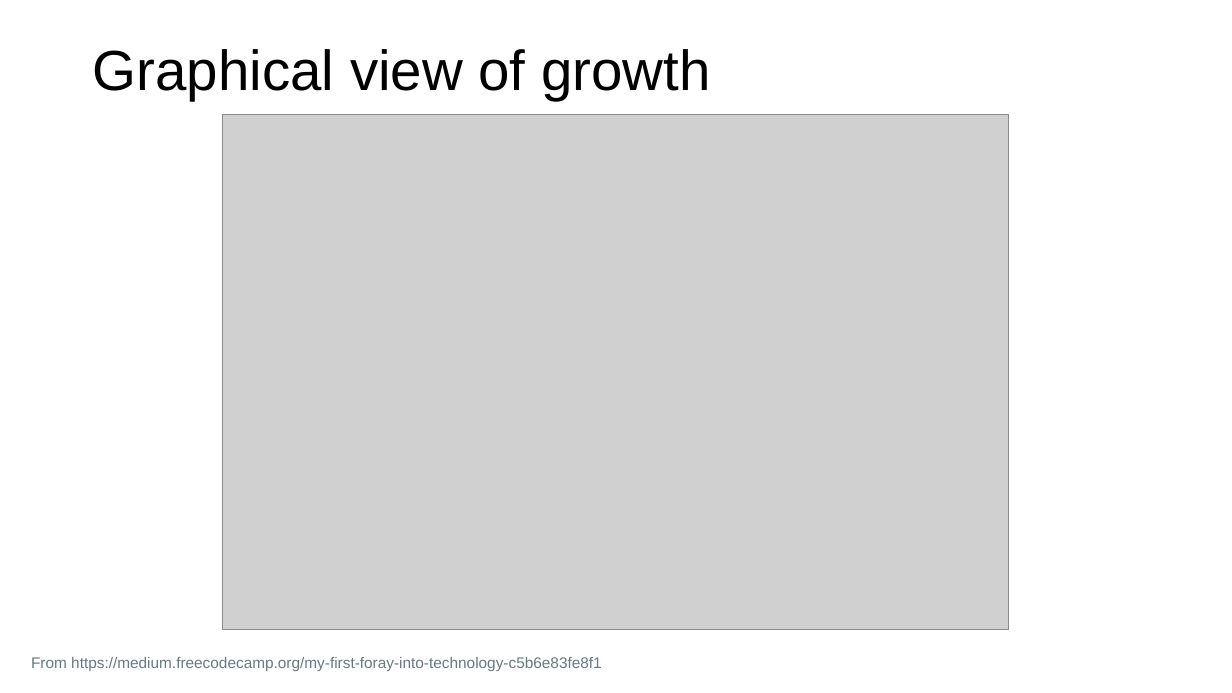
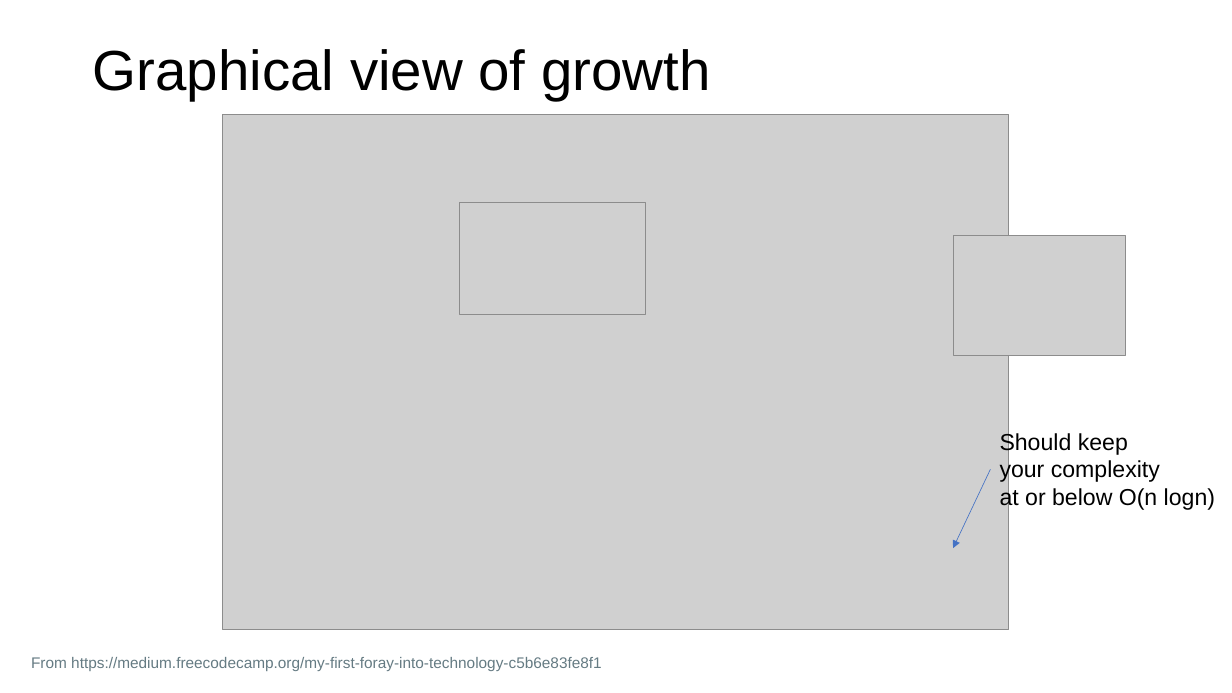
Before and after one commit to parrt/msds689, a slide deck: slide 9 of notes/complexity.pptx. Drawn at 1232x693 pixels with LibreOffice and Linux fonts; fonts in the diff are those of the drawing; grey boxes stand for pictures; background and template pictures are left out. Boxes give left, top, right and bottom in pixels: in the first picture for what was removed or moved away, otherwise in the second. Text is boxed around its words. In the diff, an @@ line names an element or a change of style, - is before the commit and + after.

```diff
--- a/notes/complexity.pptx
+++ b/notes/complexity.pptx
@@ picture added at (459, 202, 645, 314) @@
@@ picture added at (953, 236, 1125, 355) @@
@@ text added at (1000, 431, 1215, 511), 18 pt, text #000000 @@
+Should keep
+your complexity
+at or below O(n logn)
@@ arrow added from (991, 470) to (953, 548), #4472C4 0.5 pt @@
```
Also in this commit, not shown: 11 other slides changed, 3 slides added, 1 slide removed, 3 other files.
